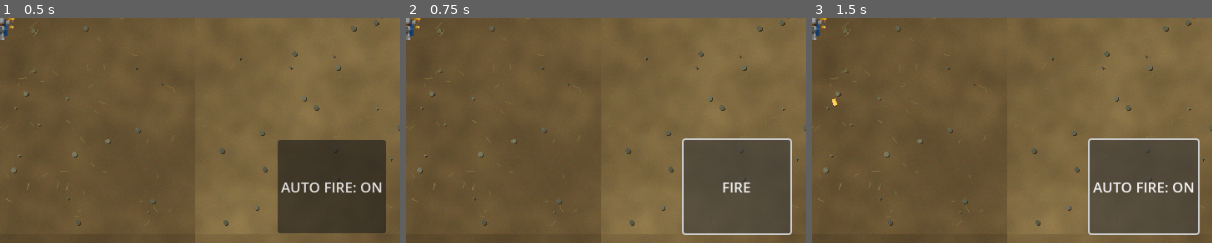
Above: before the commit, frames 1-3 (left to right).
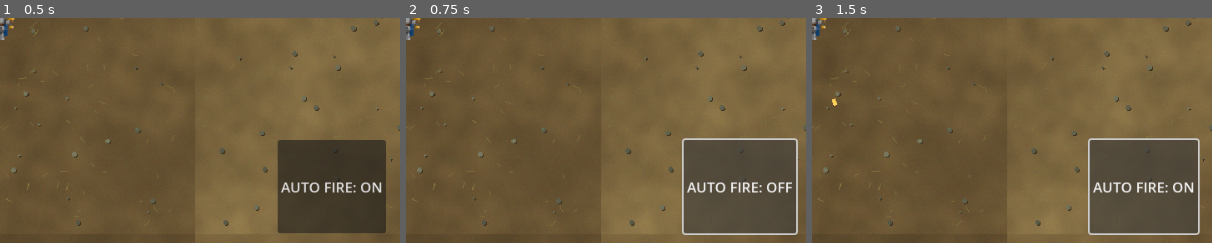
Above: after the commit, the same moments.

Repository: afie-boop/The-Fallen-Kingdom
Game: Godot game, scene res://scenes/deadzone.tscn
The game is run twice, just before and just after one commit, with the same random seed, the same clock (stepped at 60 frames per second) and the same inputs.
Inputs:
- Up to frame 1 (0.5 s): no input
- Up to frame 2 (0.75 s): click "AUTO FIRE: ON" at 0.5 s
- Up to frame 3 (1.5 s): click "FIRE" (after the commit: "AUTO FIRE: OFF") at 1.25 s
The pictures show only the part of the screen within x 50-100%, y 45-95%; the shares and areas given below are measured in that part.

Frame 1 is identical in both runs. In frame 2, 1.5% of the frame differs, in the area x 70-98%, y 53-97%; in frame 3, nothing differs.

Commit message:
Polish DEADZONE auto fire toggle

Diff:
--- a/extracted/The-Fallen-Kingdom/scripts/deadzone_game.gd
+++ b/extracted/The-Fallen-Kingdom/scripts/deadzone_game.gd
@@ -237,7 +237,7 @@
 
 func _set_fire() -> void:
     firing = not firing
-    fire_button.text = "AUTO FIRE: ON" if firing else "FIRE"
+    fire_button.text = "AUTO FIRE: ON" if firing else "AUTO FIRE: OFF"
 
 func _start_wave() -> void:
     wave += 1
